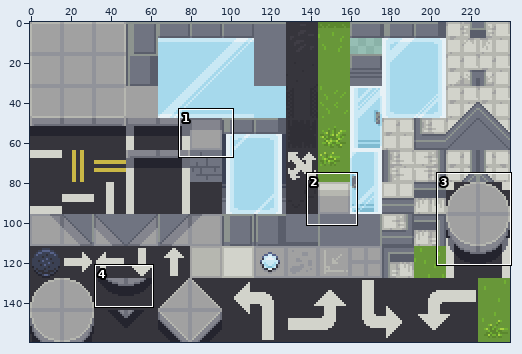
Edited in one commit: sprite sheet (Rooms/Area2/Assets/bg_city_01.png). Above, an overview of the earlier version with the close-up marked.
Close-up. Old version:
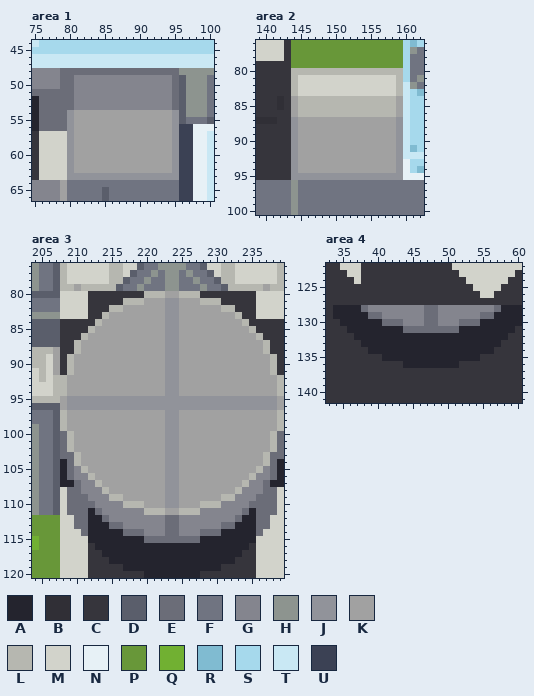
The file is 240x160 pixels. Colours within 5 levels of each other are drawn and written as one. Shown: area 1: x 75..100, y 44..66; area 2: x 139..162, y 76..100; area 3: x 204..239, y 76..120; area 4: x 33..60, y 122..141. The commit also changed other parts of the picture, which this record leaves out.
Palette (. is transparent): A #24242e  B #302f36  C #36353c  D #5a5e6b  E #6b6d78  F #707481  G #84858e  H #8d948f  J #91939a  K #a1a1a1  L #b6b7b0  M #d2d3cb  N #e7f1f6  P #689739  Q #71b032  R #80bbd1  S #a6d9ec  T #c9e8f4  U #3b4154
The result:
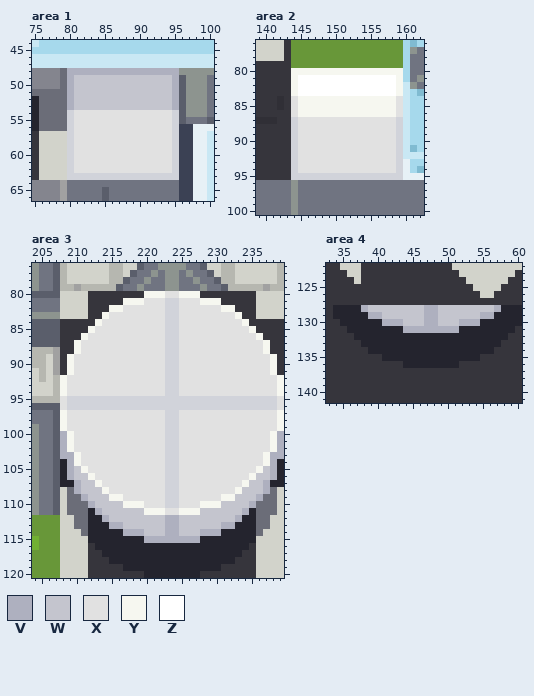
Colours new in this view: V #aeb0bf  W #c4c5ce  X #e1e1e1  Y #f6f7f0  Z #ffffff
From old to new:
colour J: #91939a -> #d1d3da
Area 1:
y 48: x 80..95 EEEEEEEEEEEEEEEE -> VVVVVVVVVVVVVVVV
y 49..53: x 80..95 EGGGGGGGGGGGGGGE -> VWWWWWWWWWWWWWWV
y 54..62: x 81..94 KKKKKKKKKKKKKK -> XXXXXXXXXXXXXX
Area 2:
y 80: x 144..159 LLLLLLLLLLLLLLLL -> YYYYYYYYYYYYYYYY
y 81..83: x 144..159 LMMMMMMMMMMMMMML -> YZZZZZZZZZZZZZZY
y 84..86: x 144..159 KLLLLLLLLLLLLLLK -> XYYYYYYYYYYYYYYX
y 87..94: x 145..158 KKKKKKKKKKKKKK -> XXXXXXXXXXXXXX
Area 3:
y 80: x 220..227 LLLKKLLL -> YYYXXYYY
y 81: x 217..222 LLLKKK -> YYYXXX; x 225..230 KKKLLL -> XXXYYY
y 82: x 215..222 LLKKKKKK -> YYXXXXXX; x 225..232 KKKKKKLL -> XXXXXXYY
y 83: x 214..222 LKKKKKKKK -> YXXXXXXXX; x 225..233 KKKKKKKKL -> XXXXXXXXY
y 84: x 213..222 LKKKKKKKKK -> YXXXXXXXXX; x 225..234 KKKKKKKKKL -> XXXXXXXXXY
y 85: x 212..222 LKKKKKKKKKK -> YXXXXXXXXXX; x 225..235 KKKKKKKKKKL -> XXXXXXXXXXY
y 86: x 211..222 LKKKKKKKKKKK -> YXXXXXXXXXXX; x 225..236 KKKKKKKKKKKL -> XXXXXXXXXXXY
y 87..88: x 210..222 LKKKKKKKKKKKK -> YXXXXXXXXXXXX; x 225..237 KKKKKKKKKKKKL -> XXXXXXXXXXXXY
y 89..91: x 209..222 LKKKKKKKKKKKKK -> YXXXXXXXXXXXXX; x 225..238 KKKKKKKKKKKKKL -> XXXXXXXXXXXXXY
y 92..94: x 208..222 LKKKKKKKKKKKKKK -> YXXXXXXXXXXXXXX; x 225..239 KKKKKKKKKKKKKKL -> XXXXXXXXXXXXXXY
y 95..96: x 208 K -> X; x 239 K -> X
y 97..99: x 208..222 LKKKKKKKKKKKKKK -> YXXXXXXXXXXXXXX; x 225..239 KKKKKKKKKKKKKKL -> XXXXXXXXXXXXXXY
y 100..102: x 208..222 ELKKKKKKKKKKKKK -> VYXXXXXXXXXXXXX; x 225..239 KKKKKKKKKKKKKLE -> XXXXXXXXXXXXXYV
y 103: x 208..222 EELKKKKKKKKKKKK -> VVYXXXXXXXXXXXX; x 225..239 KKKKKKKKKKKKLEE -> XXXXXXXXXXXXYVV
y 104: x 209..222 ELKKKKKKKKKKKK -> VYXXXXXXXXXXXX; x 225..238 KKKKKKKKKKKKLE -> XXXXXXXXXXXXYV
y 105: x 209..222 EGLKKKKKKKKKKK -> VWYXXXXXXXXXXX; x 225..238 KKKKKKKKKKKLGE -> XXXXXXXXXXXYWV
y 106: x 209..222 EGGLKKKKKKKKKK -> VWWYXXXXXXXXXX; x 225..238 KKKKKKKKKKLGGE -> XXXXXXXXXXYWWV
y 107: x 210..222 EGGLKKKKKKKKK -> VWWYXXXXXXXXX; x 225..237 KKKKKKKKKLGGE -> XXXXXXXXXYWWV
y 108: x 210..222 EGGGLKKKKKKKK -> VWWWYXXXXXXXX; x 225..237 KKKKKKKKLGGGE -> XXXXXXXXYWWWV
y 109: x 211..222 EGGGLLKKKKKK -> VWWWYYXXXXXX; x 225..236 KKKKKKLLGGGE -> XXXXXXYYWWWV
y 110: x 212..222 EGGGGLLLKKK -> VWWWWYYYXXX; x 225..235 KKKLLLGGGGE -> XXXYYYWWWWV
y 111: x 213..234 EGGGGGGLLLKKLLLGGGGGGE -> VWWWWWWYYYXXYYYWWWWWWV
y 112: x 214..233 EGGGGGGGGEEGGGGGGGGE -> VWWWWWWWWVVWWWWWWWWV
y 113: x 215..232 EEGGGGGGEEGGGGGGEE -> VVWWWWWWVVWWWWWWVV
y 114: x 217..230 EEEGGGEEGGGEEE -> VVVWWWVVWWWVVV
y 115: x 220..227 EEEEEEEE -> VVVVVVVV
Area 4:
y 128: x 38..57 EGGGGGGGGEEGGGGGGGGE -> VWWWWWWWWVVWWWWWWWWV
y 129: x 39..56 EEGGGGGGEEGGGGGGEE -> VVWWWWWWVVWWWWWWVV
y 130: x 41..54 EEEGGGEEGGGEEE -> VVVWWWVVWWWVVV
y 131: x 44..51 EEEEEEEE -> VVVVVVVV
Where, in picture pixels (left, top, right, bottom), the same in both close-ups:
changed: (67, 68, 179, 180)
changed: (291, 68, 403, 180)
changed: (60, 291, 284, 543)
changed: (361, 305, 501, 333)
